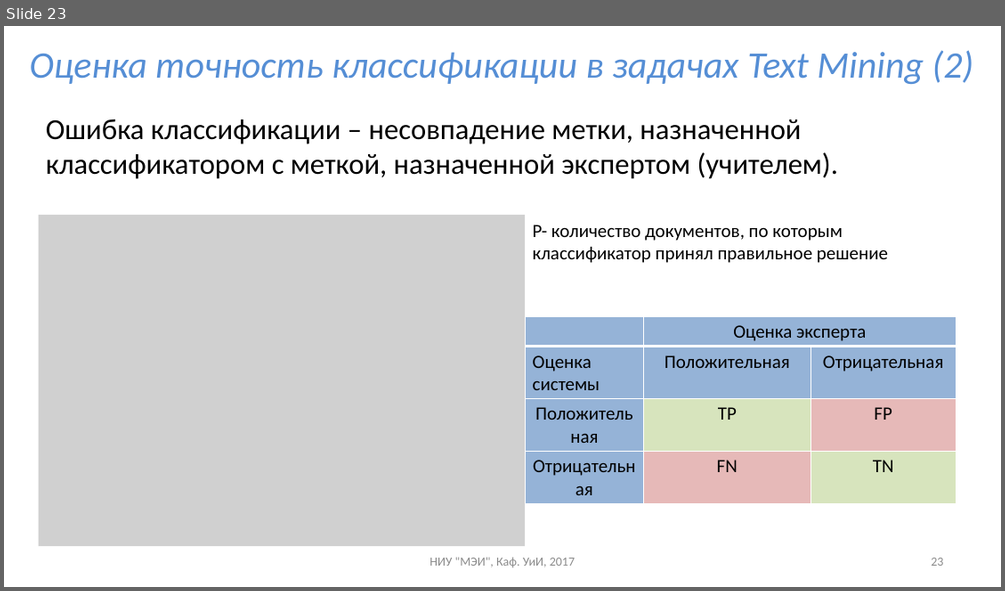
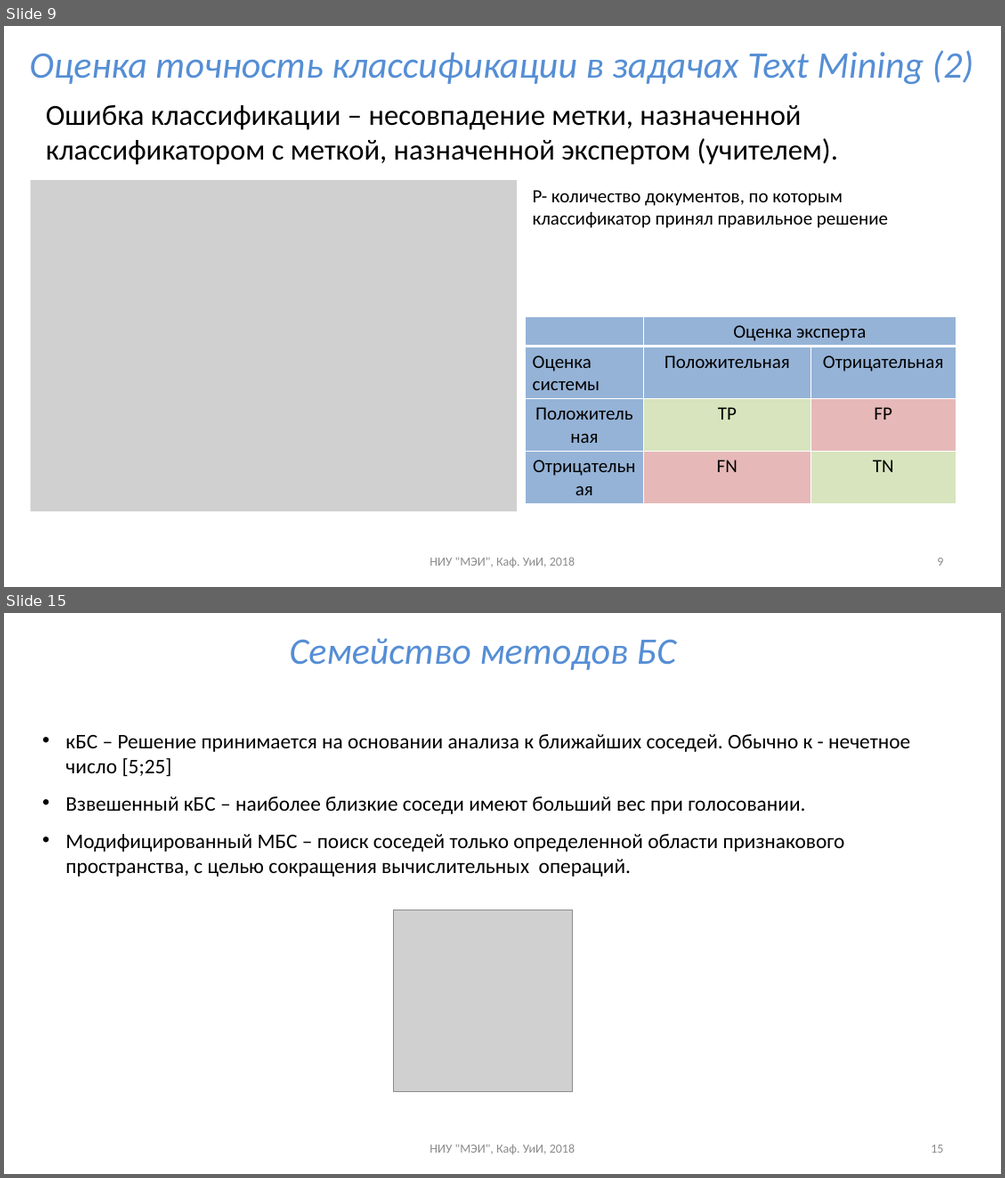
Before and after one commit to uii-mpei/uii-mpei.github.io, a slide deck: study/courses/iis/IIS_lec_2.pptx. Shown one above the other, each under a label of ours: slide 23 before the commit, slides 9 and 15 after it; the slides between them are not shown. The pictures are 1005x591 and 1005x1178 pixels, drawn with LibreOffice and Linux fonts; fonts in the diff are those of the drawing; grey boxes stand for pictures. Boxes give left, top, right and bottom in pixels: in the first picture for what was removed or moved away, otherwise in the second. Text is boxed around its words. In the diff, an @@ line names an element or a change of style, - is before the commit and + after.

```diff
--- a/study/courses/iis/IIS_lec_2.pptx
+++ b/study/courses/iis/IIS_lec_2.pptx
@@ slide 15 added at (x1=4, y1=613, x2=1001, y2=1174), background #FFFFFF @@
@@ title added at (x1=290, y1=638, x2=676, y2=670), 36 pt, text #558ED5, italic @@
+Семейство методов БС
@@ text added at (x1=65, y1=734, x2=910, y2=876), 20 pt, text #000000 @@
+• кБС – Решение принимается на основании анализа к ближайших соседей. Обычно к - нечетное число [5;25]
+• Взвешенный кБС – наиболее близкие соседи имеют больший вес при голосовании.
+• Модифицированный МБС – поиск соседей только определенной области признакового пространства, с целью сокращения вычислительных операций.
@@ picture added at (x1=394, y1=910, x2=573, y2=1092) @@
@@ text added at (x1=429, y1=1143, x2=574, y2=1154), 12 pt, text #8C8C8C @@
+НИУ "МЭИ", Каф. УиИ, 2018
@@ page number added at (x1=930, y1=1144, x2=943, y2=1152), 12 pt, text #8C8C8C @@
+15
@@ what was slide 23 is now slide 9 @@
@@ slide 9 changed as well @@
@@ text "Ошибка классификации – несовпадение метки, ..." moved from (x1=46, y1=119, x2=839, y2=179) to (x1=46, y1=104, x2=839, y2=165) @@
@@ picture moved from (x1=39, y1=215, x2=526, y2=546) to (x1=30, y1=180, x2=517, y2=511) @@
@@ text "P- количество документов, по которым ..." moved from (x1=533, y1=224, x2=888, y2=263) to (x1=533, y1=190, x2=888, y2=228) @@
@@ text at (x1=429, y1=556, x2=574, y2=567): text changed @@
-НИУ "МЭИ", Каф. УиИ, 2017
+НИУ "МЭИ", Каф. УиИ, 2018
@@ page number at (x1=937, y1=557, x2=943, y2=565): text changed @@
-23
+9
```
Also in this commit, not shown: 7 other slides changed, 6 other slides added, 15 slides removed, 2 other files.
